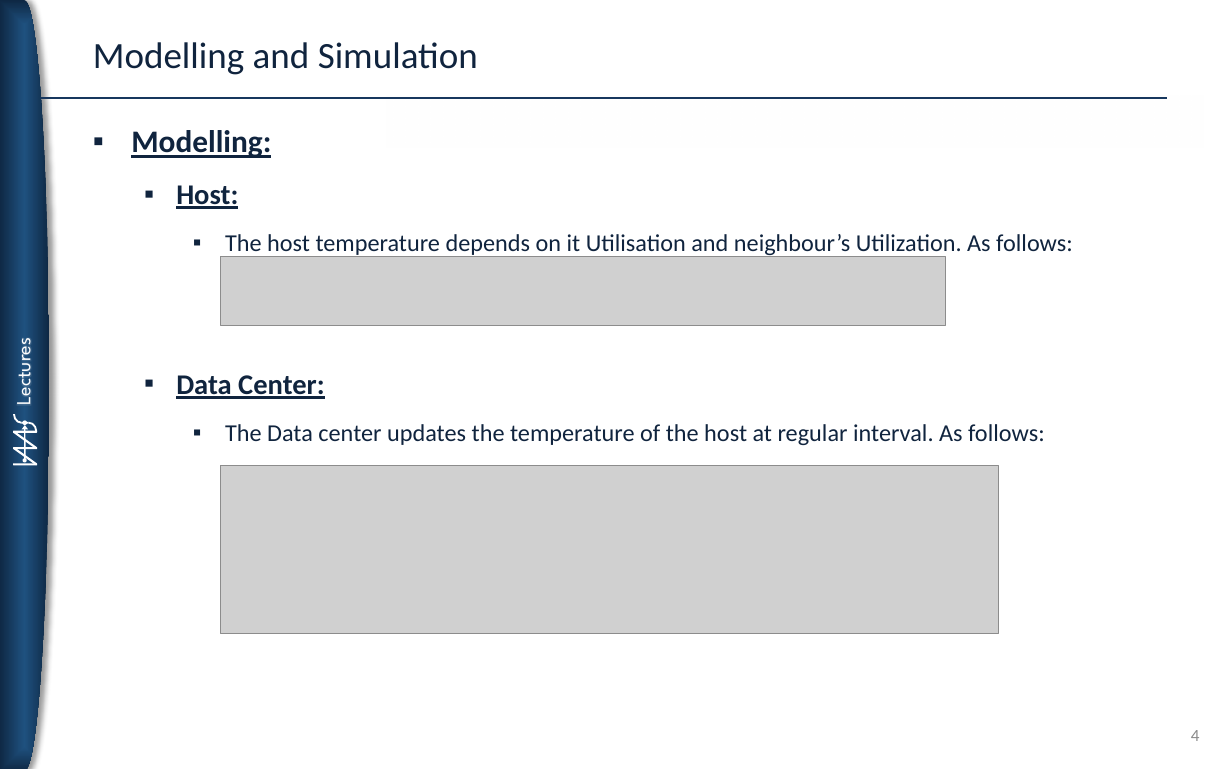
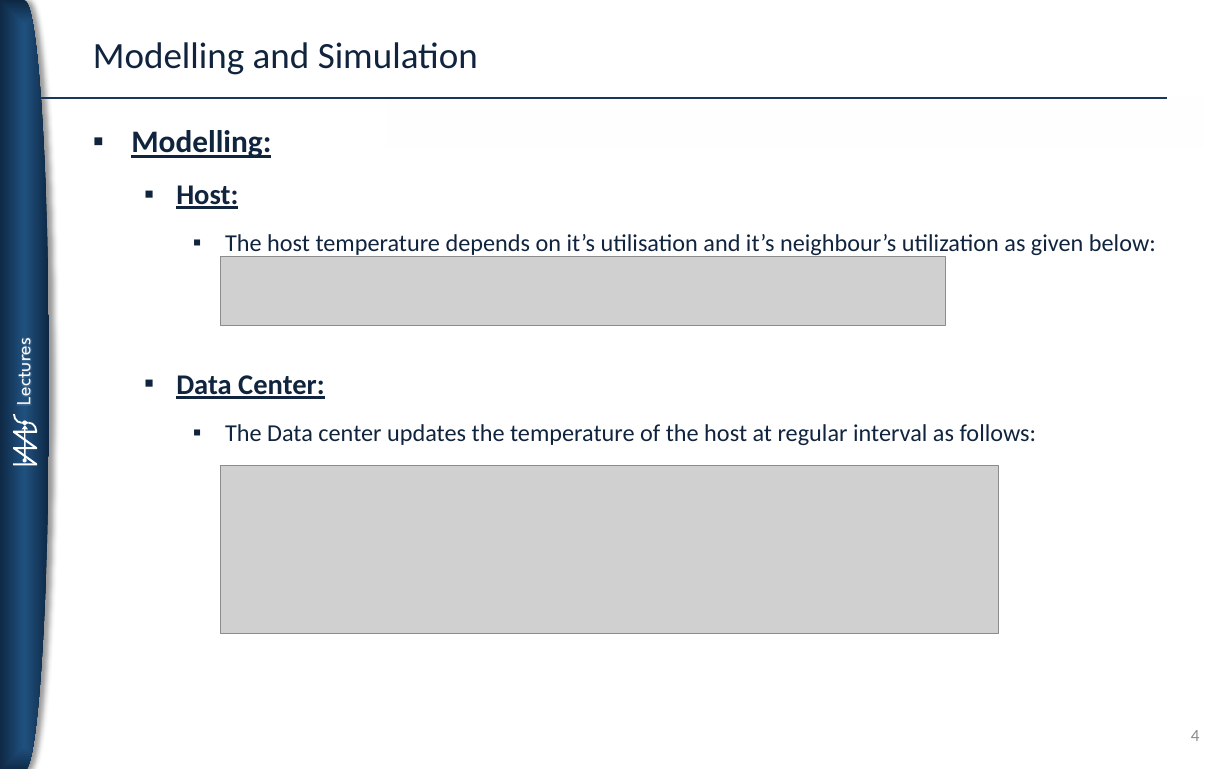
Before and after one commit to koushik1703/cloudsim, a slide deck: slide 4 of Cellular Automata for Cloud Resource Allocation.pptx. Drawn at 1232x769 pixels with LibreOffice and Linux fonts; fonts in the diff are those of the drawing; grey boxes stand for pictures. Boxes give left, top, right and bottom in pixels: in the first picture for what was removed or moved away, otherwise in the second. Text is boxed around its words. In the diff, an @@ line names an element or a change of style, - is before the commit and + after.

```diff
--- a/Cellular Automata for Cloud Resource Allocation.pptx
+++ b/Cellular Automata for Cloud Resource Allocation.pptx
@@ text at [225,234,1156,258]: text changed @@
-    ▪ The host temperature depends on it Utilisation and neighbour’s Utilization. As follows:
+    ▪ The host temperature depends on it’s utilisation and it’s neighbour’s utilization as given below:
@@ text at [225,424,1037,445]: text changed @@
-    ▪ The Data center updates the temperature of the host at regular interval. As follows:
+    ▪ The Data center updates the temperature of the host at regular interval as follows:
```
Also in this commit, not shown: 6 other slides changed.
